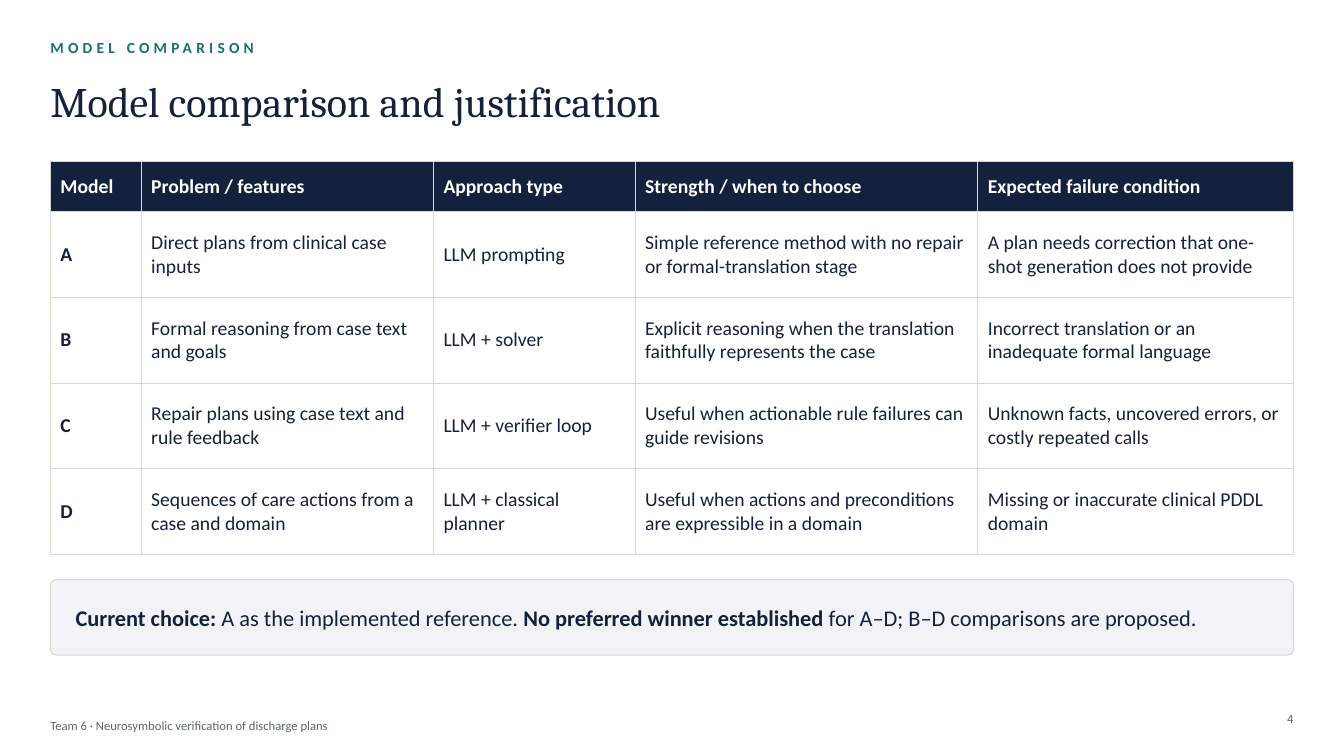
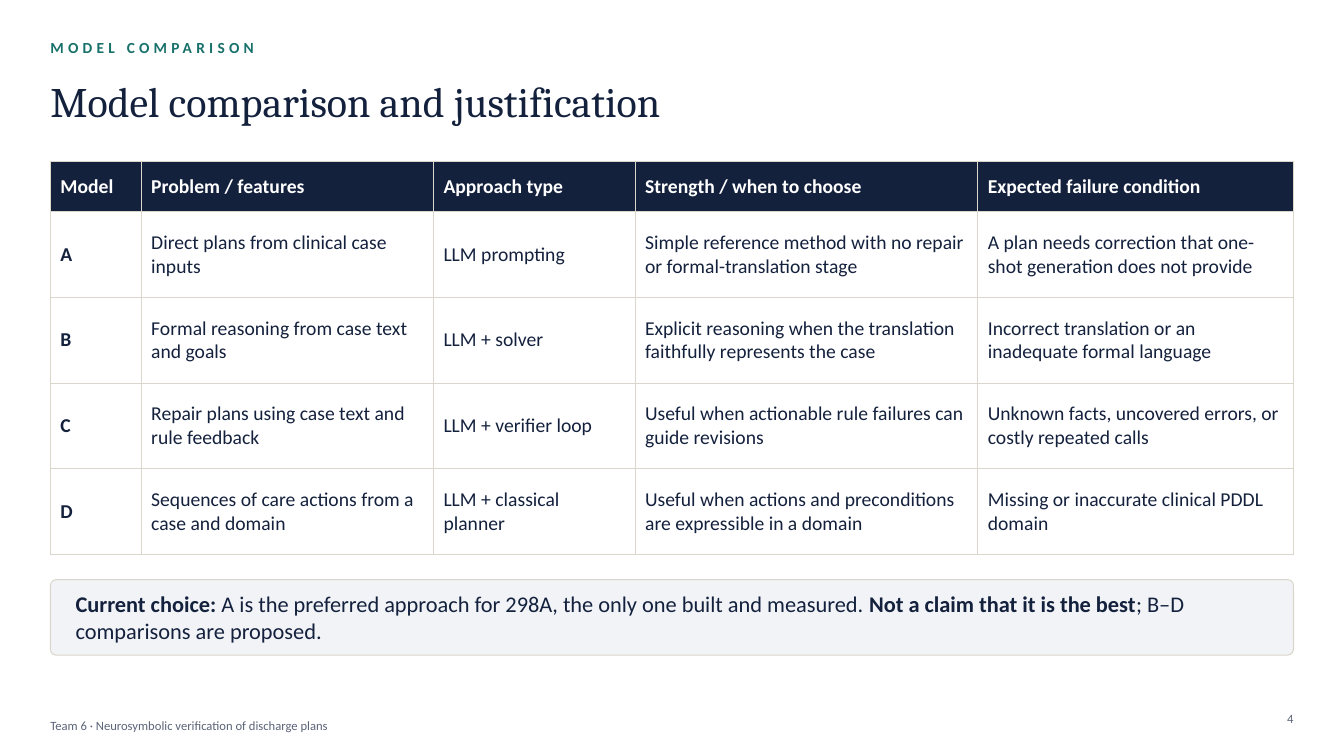
Before and after one commit to Akashkumarsenthil/Clinical-Discharge-Treatment-Plan-Verification, a slide deck: slide 4 of presentation/Team6_TM2_Professor_Deck.pptx. Drawn at 1344x756 pixels with LibreOffice and Linux fonts; fonts in the diff are those of the drawing. Boxes give left, top, right and bottom in pixels: in the first picture for what was removed or moved away, otherwise in the second. Text is boxed around its words. In the diff, an @@ line names an element or a change of style, - is before the commit and + after.

```diff
--- a/presentation/Team6_TM2_Professor_Deck.pptx
+++ b/presentation/Team6_TM2_Professor_Deck.pptx
@@ text at bbox=[76, 596, 1184, 643]: text changed @@
-Current choice: A as the implemented reference. No preferred winner established for A–D; B–D comparisons are proposed.
+Current choice: A is the preferred approach for 298A, the only one built and measured. Not a claim that it is the best; B–D comparisons are proposed.
```
Also in this commit, not shown: 1 other slide changed, 2 other files.
